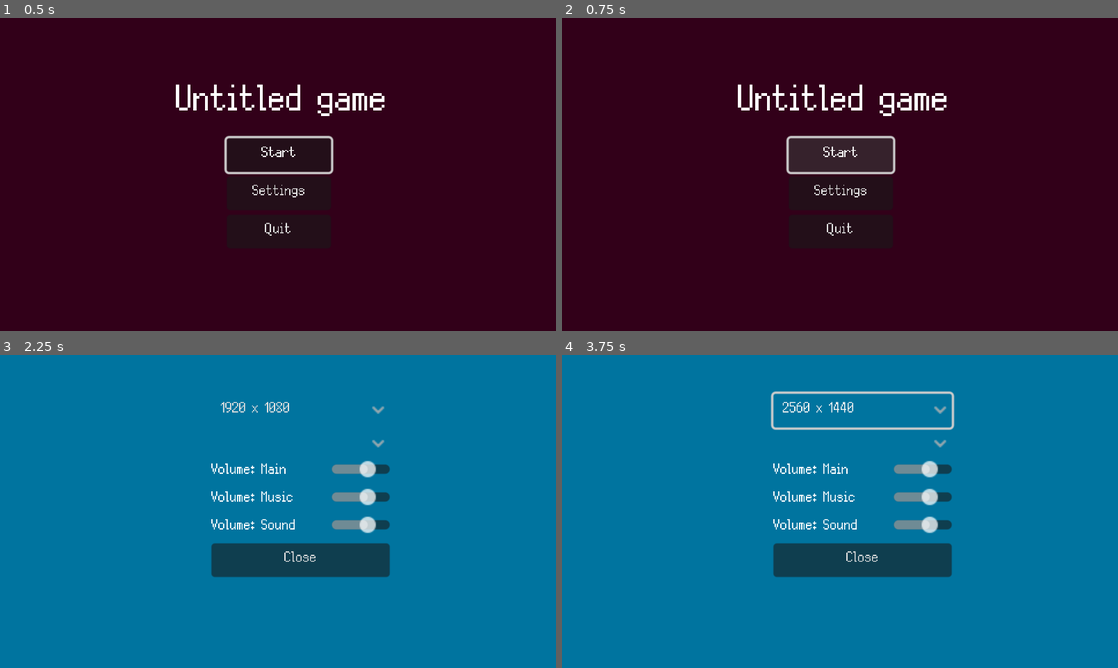
Above: before the commit, frames 1-4 (two rows, left to right).
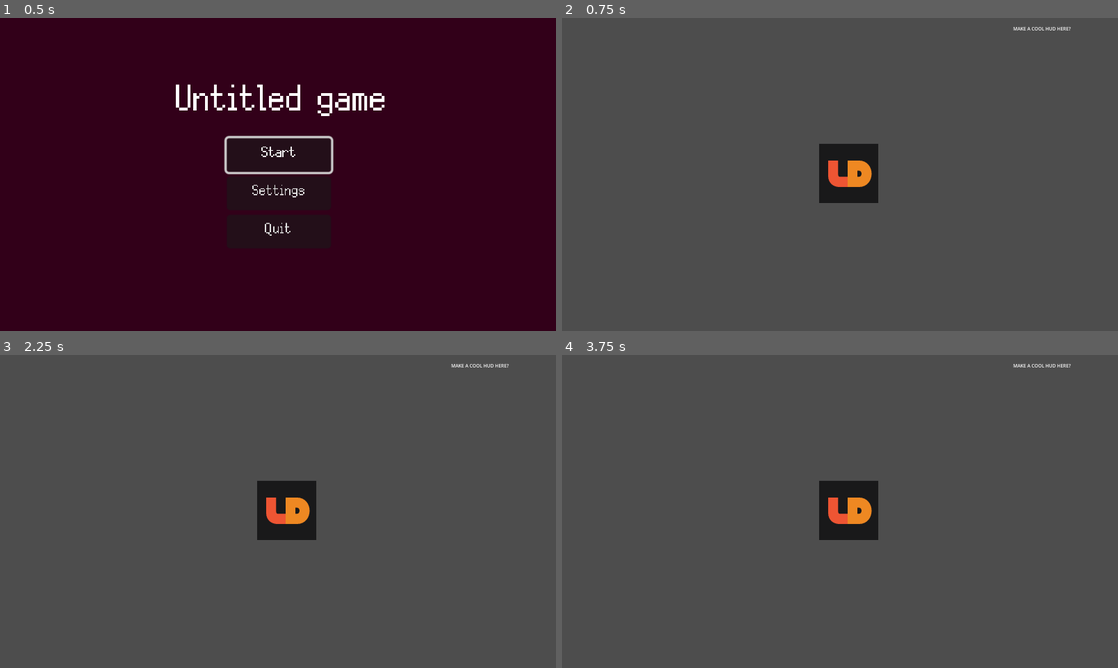
Above: after the commit, the same moments.

Repository: colinbellino/ludum-dare-53
Game: Godot game, scene res://media/scenes/main.tscn
Two runs of this game, one before a commit and one after it. Both use one fixed random seed, a clock stepped at 60 frames per second and the inputs below.
Inputs (mouse positions are in pixels of both pictures, inside the frame that each line leads up to):
- Up to frame 1 (0.5 s): no input
- Up to frame 2 (0.75 s): click "Start" at 0.5 s
- Up to frame 3 (2.25 s): click (278, 492) at 1.25 s, where only the run before the commit has a clickable "Start"; click (278, 530) at 2 s, where only the run before the commit has a clickable "Settings"
- Up to frame 4 (3.75 s): click (862, 411) at 2.75 s, where only the run before the commit has a clickable "1920 x 1080"; click (862, 442) at 3.52 s

Frame 1 is identical in both runs. In frame 2, 99% of the frame differs, in the area x 0-100%, y 0-100%; in frame 3, 100%; in frame 4, 100%.

Commit message:
Add basic HUD and player movement (should work with gamepad and keyboard)

Diff:
--- a/media/scenes/main.tscn
+++ b/media/scenes/main.tscn
@@ -1,9 +1,10 @@
-[gd_scene load_steps=11 format=3 uid="uid://cfagjt81lv8qt"]
+[gd_scene load_steps=12 format=3 uid="uid://cfagjt81lv8qt"]
 
 [ext_resource type="Script" path="res://src/Game.gd" id="1"]
 [ext_resource type="PackedScene" uid="uid://3lw77c48pgwm" path="res://media/scenes/ui/TitleUI.tscn" id="2"]
 [ext_resource type="PackedScene" uid="uid://dk1wwxg17poig" path="res://media/scenes/ui/DebugUI.tscn" id="3"]
 [ext_resource type="PackedScene" uid="uid://3syp2ekpshot" path="res://media/scenes/ui/SettingsUI.tscn" id="4"]
+[ext_resource type="Texture2D" uid="uid://cq8pnvl1dbvye" path="res://media/art/icon_godot.png" id="8_ugvn6"]
 [ext_resource type="Script" path="res://src/ScreenShake.gd" id="11"]
 [ext_resource type="PackedScene" uid="uid://cjy2v6yweddr1" path="res://media/scenes/ui/PlayUI.tscn" id="12"]
 [ext_resource type="Script" path="res://src/PlayUI.gd" id="13"]
@@ -73,3 +74,9 @@
 
 [node name="World" type="Node2D" parent="."]
 scale = Vector2(4, 4)
+
+[node name="Player" type="Sprite2D" parent="World"]
+unique_name_in_owner = true
+position = Vector2(247.5, 134)
+scale = Vector2(0.2, 0.2)
+texture = ExtResource("8_ugvn6")
--- a/media/scenes/ui/PlayUI.tscn
+++ b/media/scenes/ui/PlayUI.tscn
@@ -6,7 +6,20 @@
 [node name="Container" type="Control" parent="."]
 unique_name_in_owner = true
 layout_mode = 3
-anchors_preset = 5
-anchor_left = 0.5
-anchor_right = 0.5
+anchors_preset = 15
+anchor_right = 1.0
+anchor_bottom = 1.0
 grow_horizontal = 2
+grow_vertical = 2
+
+[node name="Label" type="Label" parent="Container"]
+layout_mode = 1
+anchors_preset = 1
+anchor_left = 1.0
+anchor_right = 1.0
+offset_left = -362.0
+offset_top = 25.0
+offset_right = -19.0
+offset_bottom = 76.0
+grow_horizontal = 0
+text = "MAKE A COOL HUD HERE?"
--- a/src/Game.gd
+++ b/src/Game.gd
@@ -1,4 +1,6 @@
 class_name Game extends Node
+
+var PLAYER_SPEED := 60.0
 
 var initialized : bool
 
@@ -107,6 +109,13 @@
 				"delta": delta,
 			}, "  ")
 
+		var move_input = Vector2(
+			Input.get_axis("move_left", "move_right"),
+			Input.get_axis("move_up", "move_down"),
+		);
+		Globals.player.position += move_input * delta * PLAYER_SPEED;
+
+
 static func button_start_pressed() -> void:
 	# start_game()
 	pass
--- a/src/Globals.gd
+++ b/src/Globals.gd
@@ -75,6 +75,7 @@
 var screen_shake : ScreenShake
 var audio_player_sound : AudioStreamPlayer2D
 var audio_player_music : AudioStreamPlayer2D
+var player : Sprite2D
 
 func _ready() -> void:
 	init()
@@ -139,6 +140,9 @@
 	Globals.astar = AStar2D.new()
 	assert(Globals.astar != null, "Globals.astar not initialized correctly.")
 
+	Globals.player = get_node("/root/Game/World/Player")
+	assert(Globals.player != null, "Globals.player not initialized correctly.")
+
 	if Globals.can_fullscreen:
 		Globals.set_fullscreen(Globals.settings.window_fullscreen)
 	Globals.set_resolution(Globals.settings.resolution)
--- a/src/TitleUI.gd
+++ b/src/TitleUI.gd
@@ -40,7 +40,7 @@
 		Globals.creature_name = new_text
 
 func button_start_pressed() -> void:
-	# Game.start_game()
+	Game.start_game()
 	pass
 
 func button_settings_pressed() -> void:
